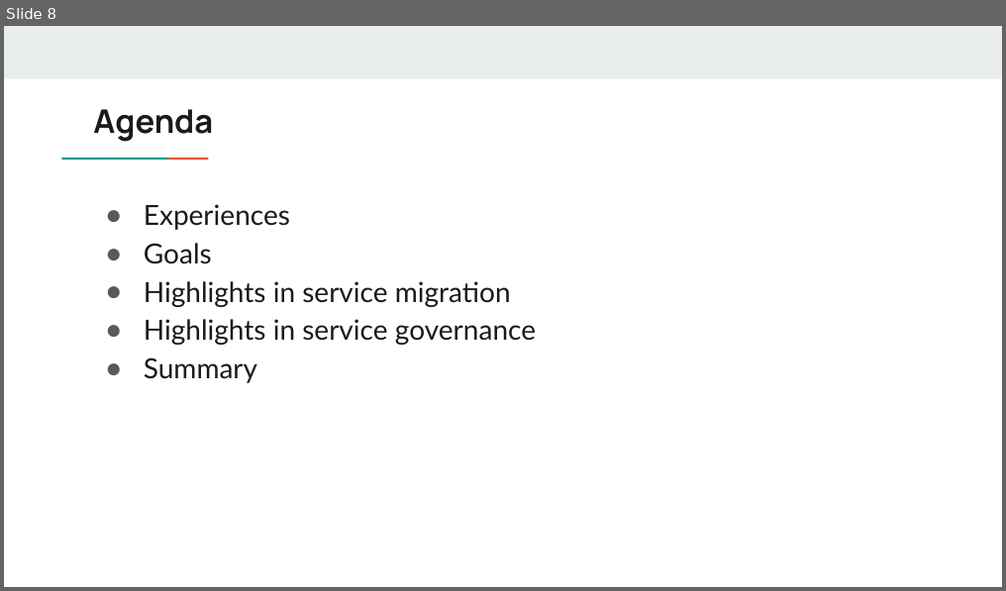
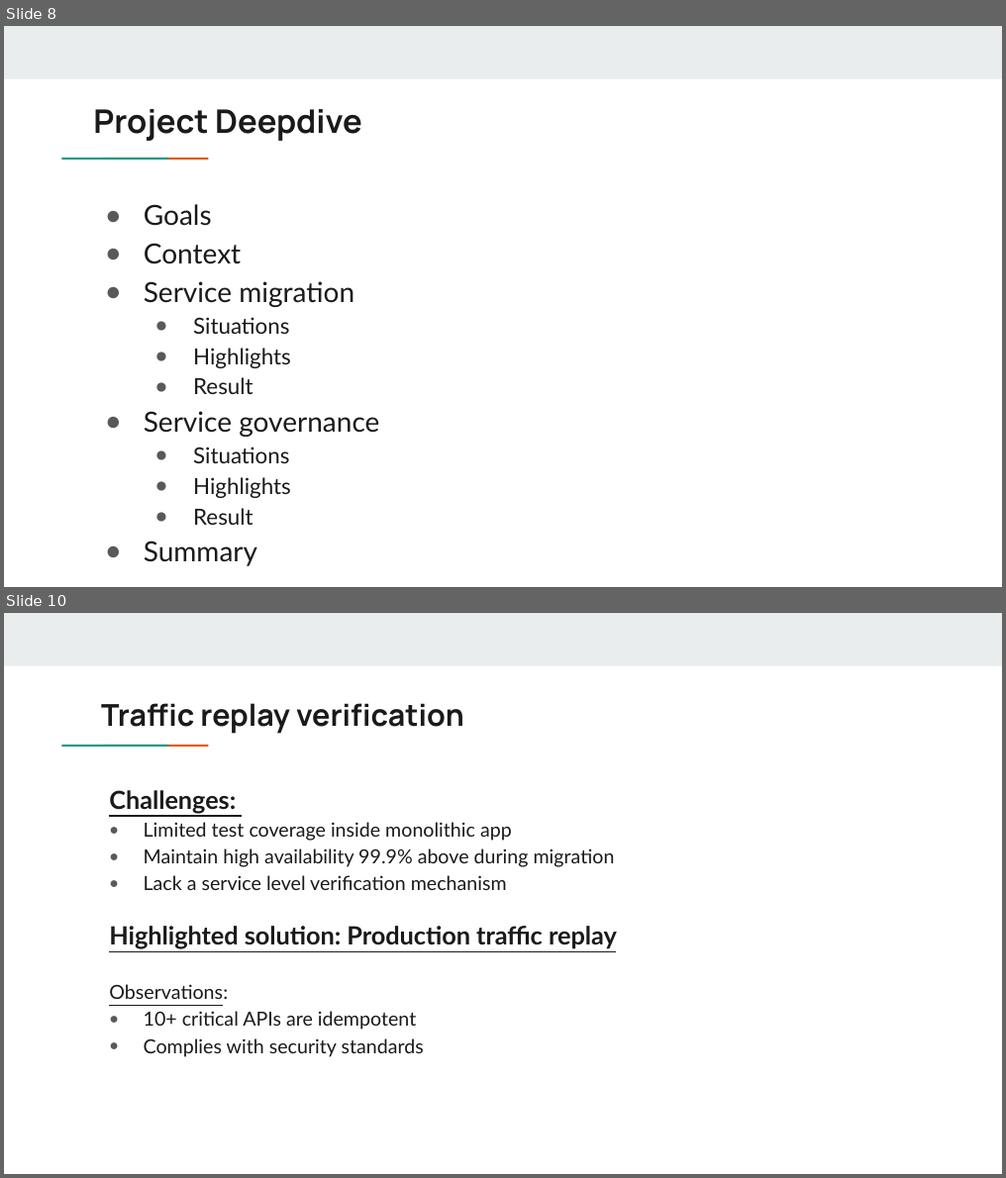
Before and after one commit to DreamOfTheRedChamber/my-resume, a slide deck: ExperiencesTalks/AuthzServiceMigration.pptx. Shown one above the other, each under a label of ours: slide 8 before the commit, slides 8 and 10 after it; the slides between them are not shown. The pictures are 1006x591 and 1006x1178 pixels, drawn with LibreOffice and Linux fonts; fonts in the diff are those of the drawing. Boxes give left, top, right and bottom in pixels: in the first picture for what was removed or moved away, otherwise in the second. Text is boxed around its words. In the diff, an @@ line names an element or a change of style, - is before the commit and + after.

```diff
--- a/ExperiencesTalks/AuthzServiceMigration.pptx
+++ b/ExperiencesTalks/AuthzServiceMigration.pptx
@@ slide 10 added at [4,613,1002,1174], background #FFFFFF; not listed: 3 template elements that a slide beside it also shows @@
@@ text added at [101,703,464,734], 21.7 pt, text #1A1A1A, bold @@
+Traffic replay verification
@@ text added at [109,790,617,1058], 14 pt, text #1A1A1A @@
+Challenges:
+● Limited test coverage inside monolithic app
+● Maintain high availability 99.9% above during migration
+● Lack a service level verification mechanism
+Highlighted solution: Production traffic replay
+Observations:
+● 10+ critical APIs are idempotent
+● Complies with security standards
@@ slide 8 changed as well @@
@@ title at [93,109,362,141]: text changed @@
-Agenda
+Project Deepdive
@@ text at [144,204,290,230]: paragraph removed @@
-● Experiences
@@ text at [144,243,379,525]: text changed; size 20 to 16 pt @@
-● Highlights in service migration
-● Highlights in service governance
+● Context
+● Service migration
+  ● Situations
+  ● Highlights
+  ● Result
+● Service governance
+  ● Situations
+  ● Highlights
+  ● Result
```
Also in this commit, not shown: 10 other slides changed, 9 other slides added, 9 slides removed.
